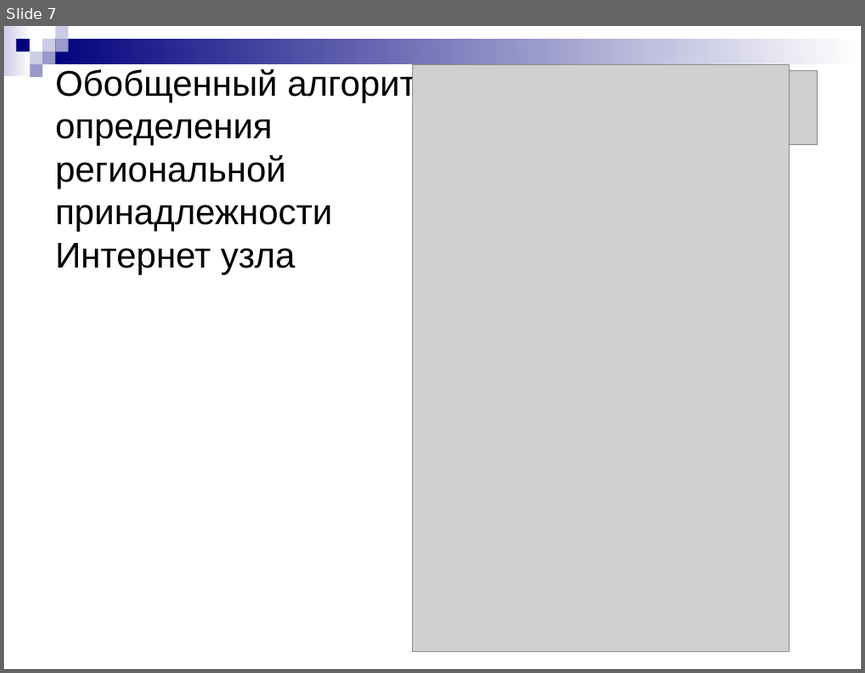
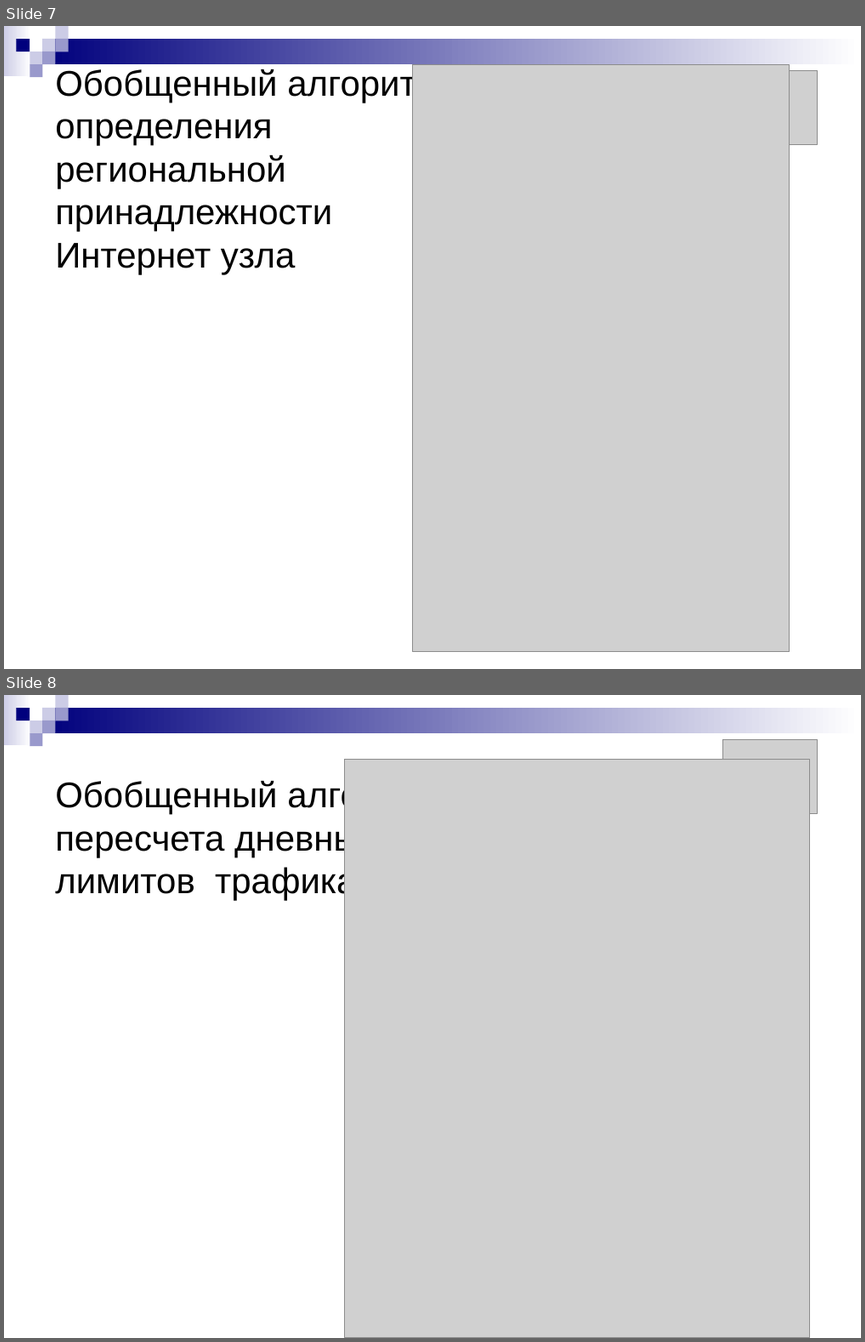
Before and after one commit to aricent123/cadbis, a slide deck: CADBiS_docs/DRypa/presentation.ppt. Shown one above the other, each under a label of ours: slide 7 before the commit, slides 7 and 8 after it. The pictures are 865x673 and 865x1342 pixels, drawn with LibreOffice and Linux fonts; fonts in the diff are those of the drawing; grey boxes stand for pictures. Boxes give left, top, right and bottom in pixels: in the first picture for what was removed or moved away, otherwise in the second. Text is boxed around its words. In the diff, an @@ line names an element or a change of style, - is before the commit and + after.

```diff
--- a/CADBiS_docs/DRypa/presentation.ppt
+++ b/CADBiS_docs/DRypa/presentation.ppt
@@ slide 8 added at (x1=4, y1=695, x2=861, y2=1338), background #FFFFFF; not listed: 9 template elements that a slide beside it also shows @@
@@ picture added at (x1=723, y1=739, x2=817, y2=813) @@
@@ picture added at (x1=345, y1=760, x2=811, y2=1338) @@
@@ title added at (x1=55, y1=779, x2=440, y2=901), 30 pt, text #000000 @@
+Обобщенный алгоритм
+пересчета дневных
+лимитов трафика
```
Also in this commit, not shown: 2 slides changed, 3 other files.
